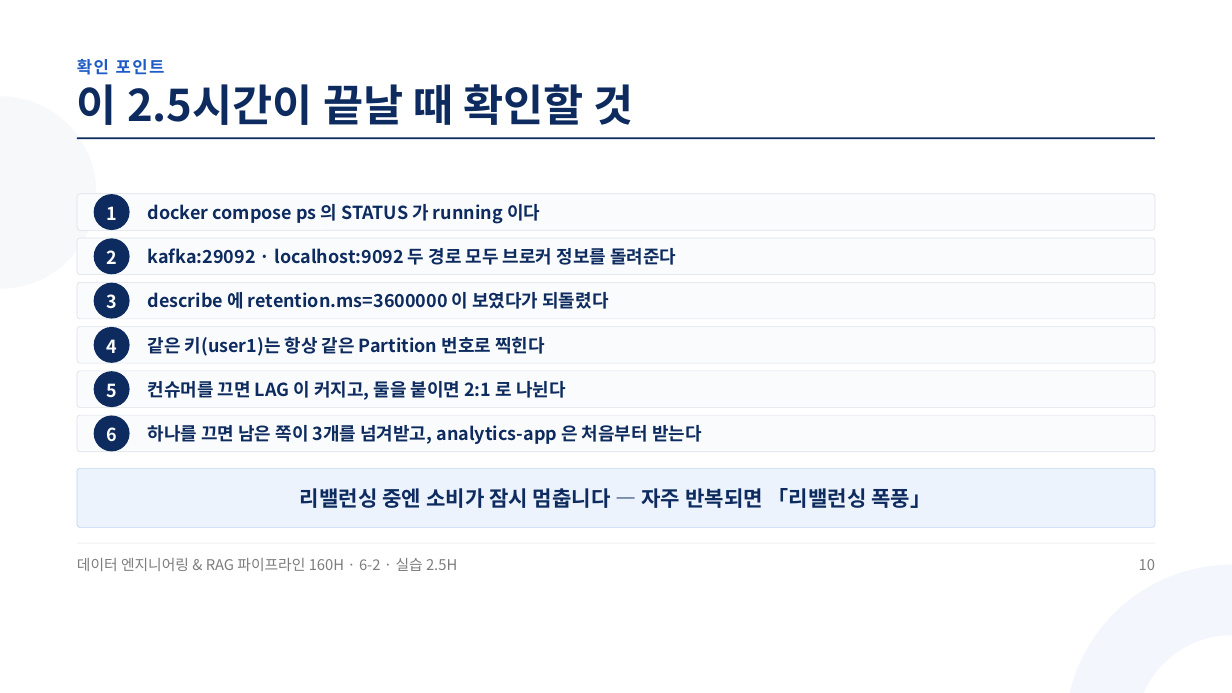
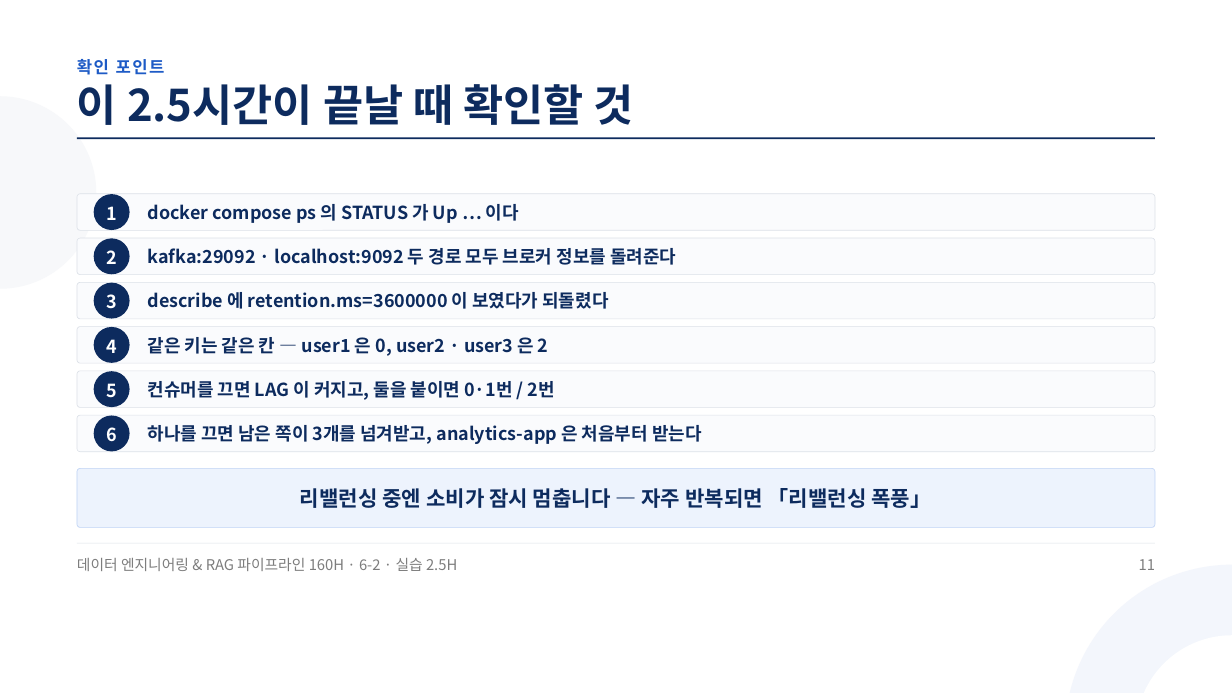
Before and after one commit to aebonlee/materials, a slide deck: slide 11 of data-eng/decks/w6d2s2.pptx (slide 10 before the commit). Drawn at 1232x693 pixels with LibreOffice and Linux fonts; fonts in the diff are those of the drawing. Boxes give left, top, right and bottom in pixels: in the first picture for what was removed or moved away, otherwise in the second. Text is boxed around its words. In the diff, an @@ line names an element or a change of style, - is before the commit and + after.

```diff
--- a/data-eng/decks/w6d2s2.pptx
+++ b/data-eng/decks/w6d2s2.pptx
@@ text at <box>148,204,519,223</box>: text changed @@
-docker compose ps 의 STATUS 가 running 이다
+docker compose ps 의 STATUS 가 Up … 이다
@@ text at <box>148,337,549,356</box>: text changed @@
-같은 키(user1)는 항상 같은 Partition 번호로 찍힌다
+같은 키는 같은 칸 — user1 은 0, user2 · user3 은 2
@@ text at <box>148,378,555,402</box>: text changed @@
-컨슈머를 끄면 LAG 이 커지고, 둘을 붙이면 2:1 로 나뉜다
+컨슈머를 끄면 LAG 이 커지고, 둘을 붙이면 0·1번 / 2번
@@ text at <box>1139,559,1155,570</box>: text changed @@
-10
+11
```
Also in this commit, not shown: 7 other slides changed, 1 slide added, 33 other files.
